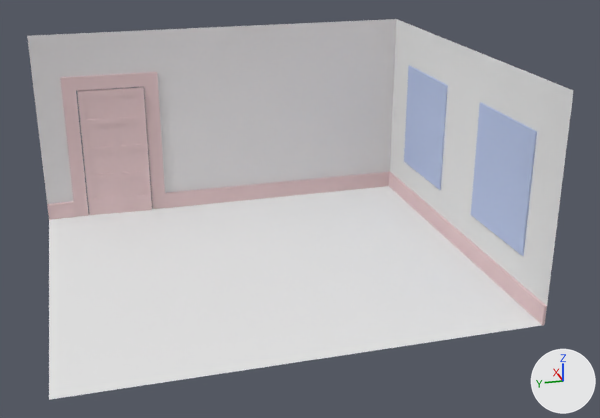
What one commit did to the Blender file Assets/models/floor_2/bedroom_e/bedroom_e.blend.
The view is the same before and after, from a 50 mm camera at (-32.1, 7.3, 15.6) aimed at (-1.0, -1.4, 2.8). The axes (+X, +Y, +Z) are drawn at lower right. The lights are the same throughout.

Objects in the first picture: 'door', 'door_frame', 'floor', 'floor_board_e', 'floor_board_n', 'wall_e', 'wall_n', 'window_n', 'window_s'.
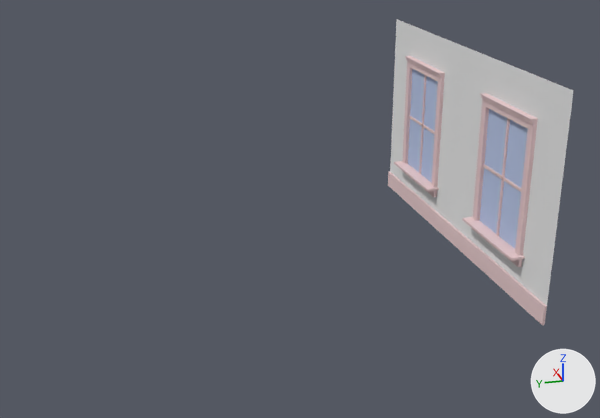
Commit message: bedroom_e: walls cracked. window frames added

The change, as a list of edits to the scene's bpy script:
```text
Add me_cube_003:
    me_cube_003.from_pydata(...)  # 135 vertices, 130 faces; spans x -1.07..1.07, y -1.0..2.62, z -1.0..1.0
    me_cube_003.materials.append(mat_wood_trim)  # its picture is missing
Change ob_window_s:
    add ob_window_s.parent = ob_window_frame_s
    add ob_window_s.matrix_parent_inverse = Matrix(((0.5, 0.0, 0.0, -2.0), (0.0, 4.0, 0.0, 36.38), (0.0, 0.0, 0.333, -1.5), (0.0, 0.0, 0.0, 1.0)))
    ob_window_s.location: (-3.834, -8.989, 4.509) -> (4.008, -9.014, 4.509)
    ob_window_s.scale: (2.21, 0.05, 2.51) -> (2.0, 0.0125, 2.51)
Change ob_window_n:
    add ob_window_n.parent = ob_window_frame_n
    add ob_window_n.matrix_parent_inverse = Matrix(((0.5, 0.0, 0.0, -2.0), (0.0, 4.0, 0.0, 36.38), (0.0, 0.0, 0.333, -1.5), (0.0, 0.0, 0.0, 1.0)))
    ob_window_n.location: (3.815, -8.989, 4.509) -> (4.008, -9.014, 4.509)
    ob_window_n.scale: (2.21, 0.05, 2.51) -> (2.0, 0.0125, 2.51)
Change ob_floor_board_n:
    add ob_floor_board_n.hide_set(True)  # its collection is switched off
Change ob_wall_n:
    add ob_wall_n.hide_set(True)  # its collection is switched off
Change ob_door:
    ob_door.rotation_euler: (0.0, 0.0, -0.0439) -> (0.0, 0.0, 0.0)  # degrees (0, 0, -2.5) -> degrees (0, 0, 0)
    add ob_door.hide_set(True)  # its collection is switched off
Change ob_door_frame:
    add ob_door_frame.hide_set(True)  # its collection is switched off
Change ob_floor:
    add ob_floor.hide_set(True)  # its collection is switched off
Add ob_window_frame_n:
    ob_window_frame_n = bpy.data.objects.new('window_frame_n', me_cube_003)
    ob_window_frame_n.location = (4.0, -9.09, 4.5)
    ob_window_frame_n.scale = (2.0, 0.25, 3.0)
Add ob_window_frame_s:
    ob_window_frame_s = bpy.data.objects.new('window_frame_s', me_cube_003.copy())
    ob_window_frame_s.location = (-3.99, -9.09, 4.5)
    ob_window_frame_s.scale = (2.0, 0.25, 3.0)
```

Location of each change, [x1, y1, x2, y2] in pixels of the pictures (600 x 418 px):
'floor', hidden: before [49, 186, 541, 400]
'wall_n', hidden: before [27, 19, 397, 204]
'door', hidden: before [77, 87, 152, 215]
'window_s', moved, rescaled: before [471, 103, 537, 256]; after [480, 109, 528, 248]
'door_frame', hidden: before [60, 72, 166, 217]
'window_n', moved, rescaled: before [404, 65, 448, 190]; after [408, 69, 438, 183]
'window_frame_s', added: after [462, 93, 538, 267]
'floor_board_n', hidden: before [47, 172, 389, 220]
'window_frame_n', added: after [394, 56, 445, 197]
